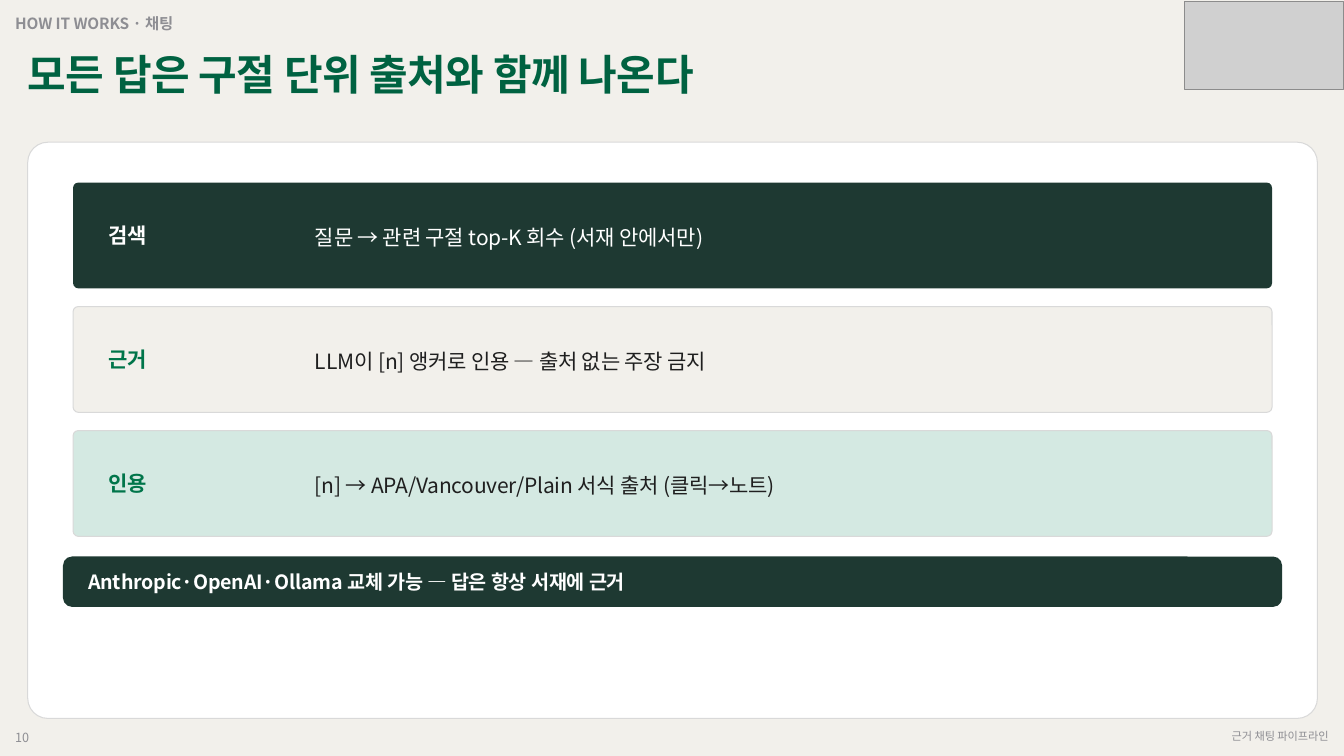
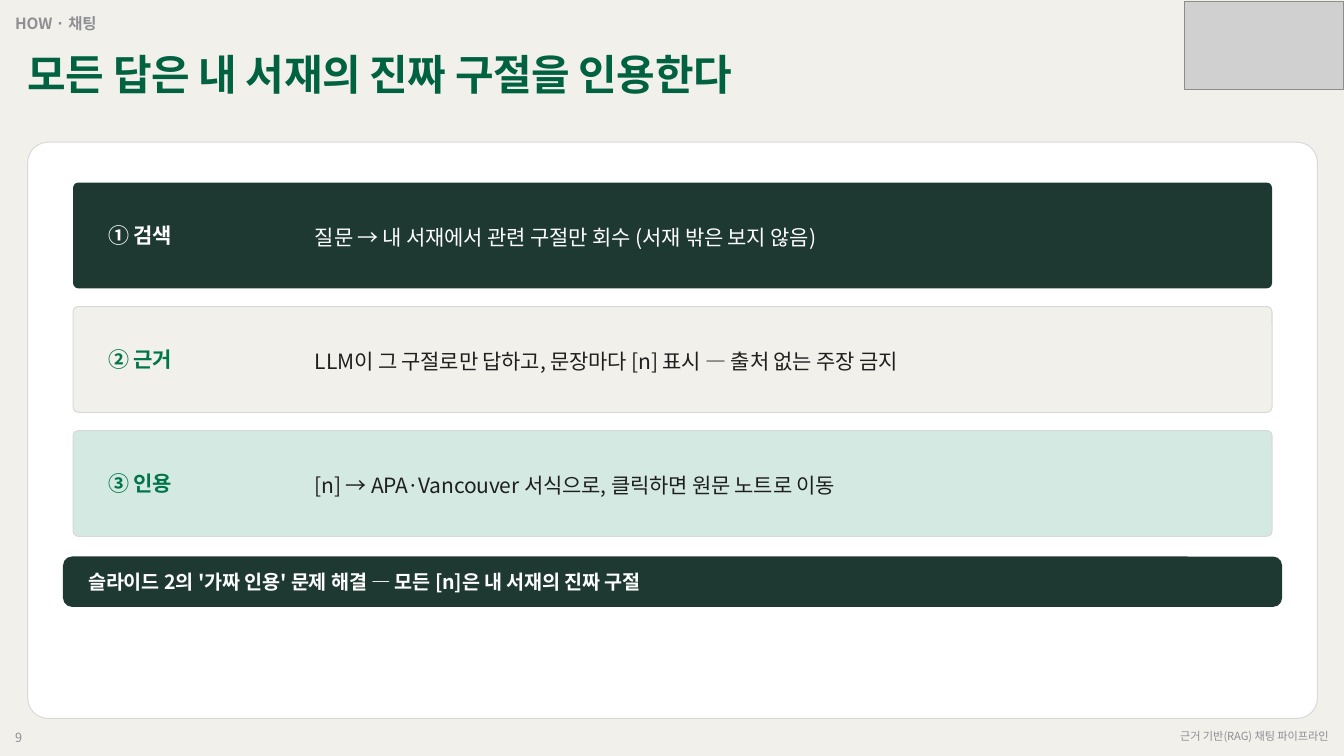
Before and after one commit to grotyx/rag-obsidian, a slide deck: slide 9 of presentation/rag_obsidian_deck.pptx (slide 10 before the commit). Drawn at 1344x756 pixels with LibreOffice and Linux fonts; fonts in the diff are those of the drawing; grey boxes stand for pictures. Boxes give left, top, right and bottom in pixels: in the first picture for what was removed or moved away, otherwise in the second. Text is boxed around its words. In the diff, an @@ line names an element or a change of style, - is before the commit and + after.

```diff
--- a/presentation/rag_obsidian_deck.pptx
+++ b/presentation/rag_obsidian_deck.pptx
@@ text at [15,16,96,30]: text changed @@
-HOW IT WORKS · 채팅
+HOW · 채팅
@@ text at [28,54,732,94]: text changed @@
-모든 답은 구절 단위 출처와 함께 나온다
+모든 답은 내 서재의 진짜 구절을 인용한다
@@ text at [108,225,172,245]: text changed @@
-검색
+① 검색
@@ text at [315,227,817,249]: text changed @@
-질문 → 관련 구절 top-K 회수 (서재 안에서만)
+질문 → 내 서재에서 관련 구절만 회수 (서재 밖은 보지 않음)
@@ text at [108,349,172,369]: text changed @@
-근거
+② 근거
@@ text at [315,351,897,373]: text changed @@
-LLM이 [n] 앵커로 인용 — 출처 없는 주장 금지
+LLM이 그 구절로만 답하고, 문장마다 [n] 표시 — 출처 없는 주장 금지
@@ text at [108,473,172,493]: text changed @@
-인용
+③ 인용
@@ text at [315,475,835,497]: text changed @@
-[n] → APA/Vancouver/Plain 서식 출처 (클릭→노트)
+[n] → APA·Vancouver 서식으로, 클릭하면 원문 노트로 이동
@@ text at [88,572,640,593]: text changed @@
-Anthropic·OpenAI·Ollama 교체 가능 — 답은 항상 서재에 근거
+슬라이드 2의 '가짜 인용' 문제 해결 — 모든 [n]은 내 서재의 진짜 구절
@@ text at [15,733,22,742]: text changed @@
-10
+9
@@ text at [1180,731,1328,742]: text changed @@
-근거 채팅 파이프라인
+근거 기반(RAG) 채팅 파이프라인
```
Also in this commit, not shown: 10 other slides changed, 5 slides added, 3 slides removed, 5 other files.
